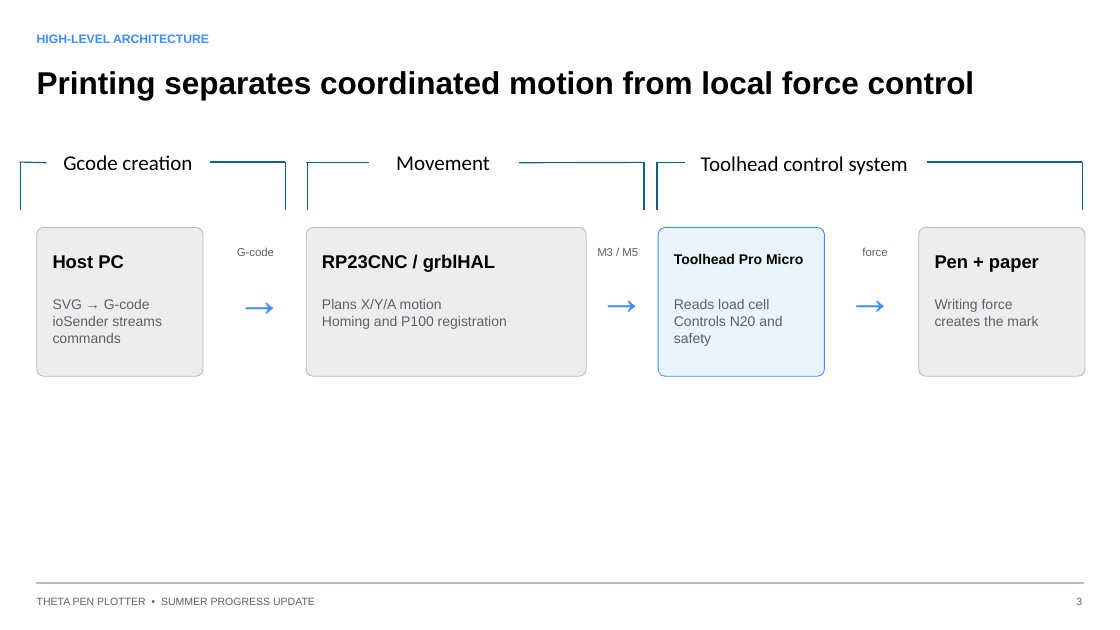
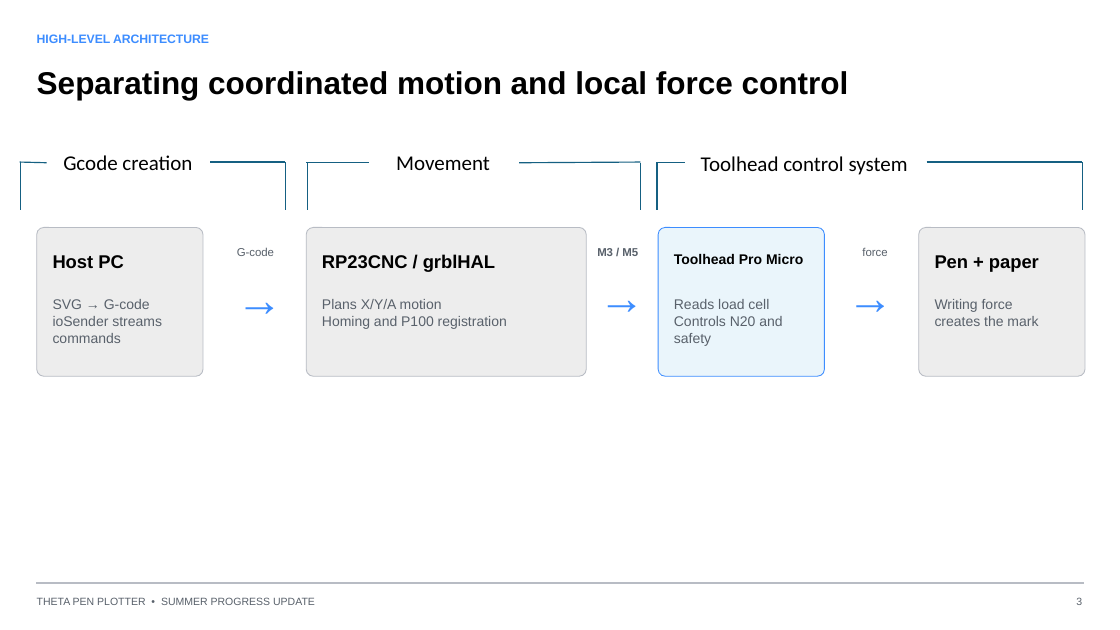
Before and after one commit to kevin-chase-claypool/converter, a slide deck: slide 3 of docs/report/Theta_Pen_Plotter_Summer_Progress_Update.pptx. Drawn at 1120x630 pixels with LibreOffice and Linux fonts; fonts in the diff are those of the drawing. Boxes give left, top, right and bottom in pixels: in the first picture for what was removed or moved away, otherwise in the second. Text is boxed around its words. In the diff, an @@ line names an element or a change of style, - is before the commit and + after.

```diff
--- a/docs/report/Theta_Pen_Plotter_Summer_Progress_Update.pptx
+++ b/docs/report/Theta_Pen_Plotter_Summer_Progress_Update.pptx
@@ text at (37,71,849,100): text changed @@
-Printing separates coordinated motion from local force control
+Separating coordinated motion and local force control
@@ line moved from (519, 163) - (644, 162) to (519, 163) - (640, 162) @@
@@ line moved from (644, 162) - (644, 210) to (640, 163) - (640, 210) @@
@@ text "M3 / M5" at (597,248,638,256): bold on @@
```
Also in this commit, not shown: 11 other slides changed, 1 slide added, 1 slide removed, 6 other files.
